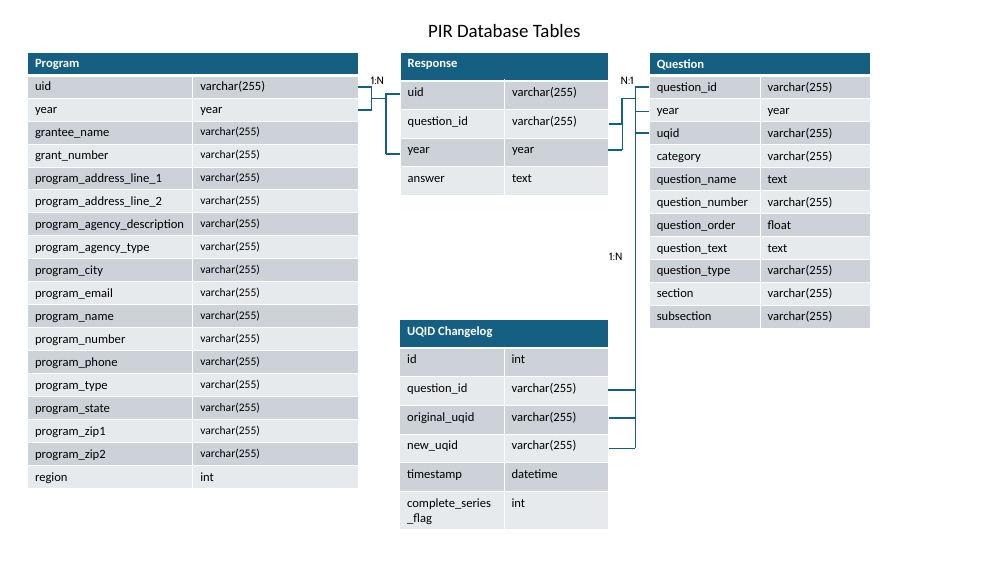
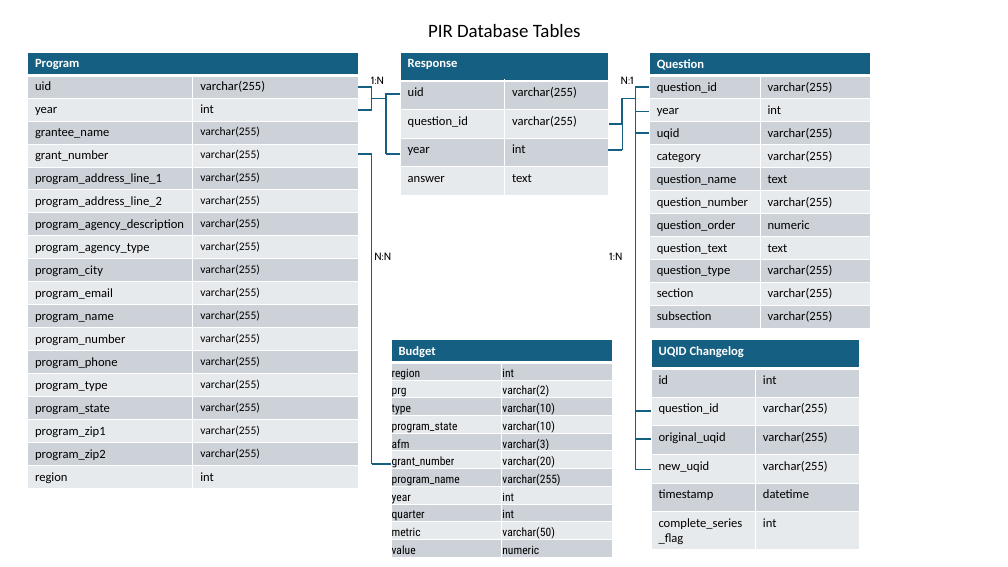
Before and after one commit to HHS/ACF-pir-data, a slide deck: slide 1 of documentation/PIR ERD.pptx. Drawn at 1008x567 pixels with LibreOffice and Linux fonts; fonts in the diff are those of the drawing. Boxes give left, top, right and bottom in pixels: in the first picture for what was removed or moved away, otherwise in the second. Text is boxed around its words. In the diff, an @@ line names an element or a change of style, - is before the commit and + after.

Commit message:
Including budget data in PIR documentation

```diff
--- a/documentation/PIR ERD.pptx
+++ b/documentation/PIR ERD.pptx
@@ table at (27, 52, 358, 487) @@
-row 3, column 2: year
+row 3, column 2: int
@@ table at (400, 52, 609, 196) @@
-row 4, column 2: year
+row 4, column 2: int
@@ table at (650, 53, 872, 326) @@
-row 3, column 2: year
+row 3, column 2: int
-row 8, column 2: float
+row 8, column 2: numeric
@@ line added from (372, 154) to (358, 154), #156082 1.5 pt @@
@@ line added from (372, 154) to (372, 464), #156082 1.5 pt @@
@@ text added at (374, 252, 391, 260), 10 pt, text #000000 @@
+N:N
@@ table added at (391, 340, 613, 558), 12 rows, 2 columns @@
+Budget | 
+region | int
+prg | varchar(2)
+type | varchar(10)
+program_state | varchar(10)
+afm | varchar(3)
+grant_number | varchar(20)
+program_name | varchar(255)
+year | int
+quarter | int
+metric | varchar(50)
+value | numeric
@@ table: place and size @@
-table at (400, 319, 609, 529)
+table at (651, 340, 860, 550)
@@ line moved from (636, 418) - (636, 448) to (636, 418) - (636, 470) @@
@@ line moved from (636, 390) - (609, 390) to (651, 411) - (636, 411) @@
@@ line moved from (636, 418) - (609, 418) to (651, 439) - (636, 439) @@
@@ line added from (372, 464) to (391, 464), #156082 1.5 pt @@
@@ line moved from (636, 448) - (609, 448) to (651, 470) - (635, 470) @@
```
Also in this commit, not shown: 2 other files.
